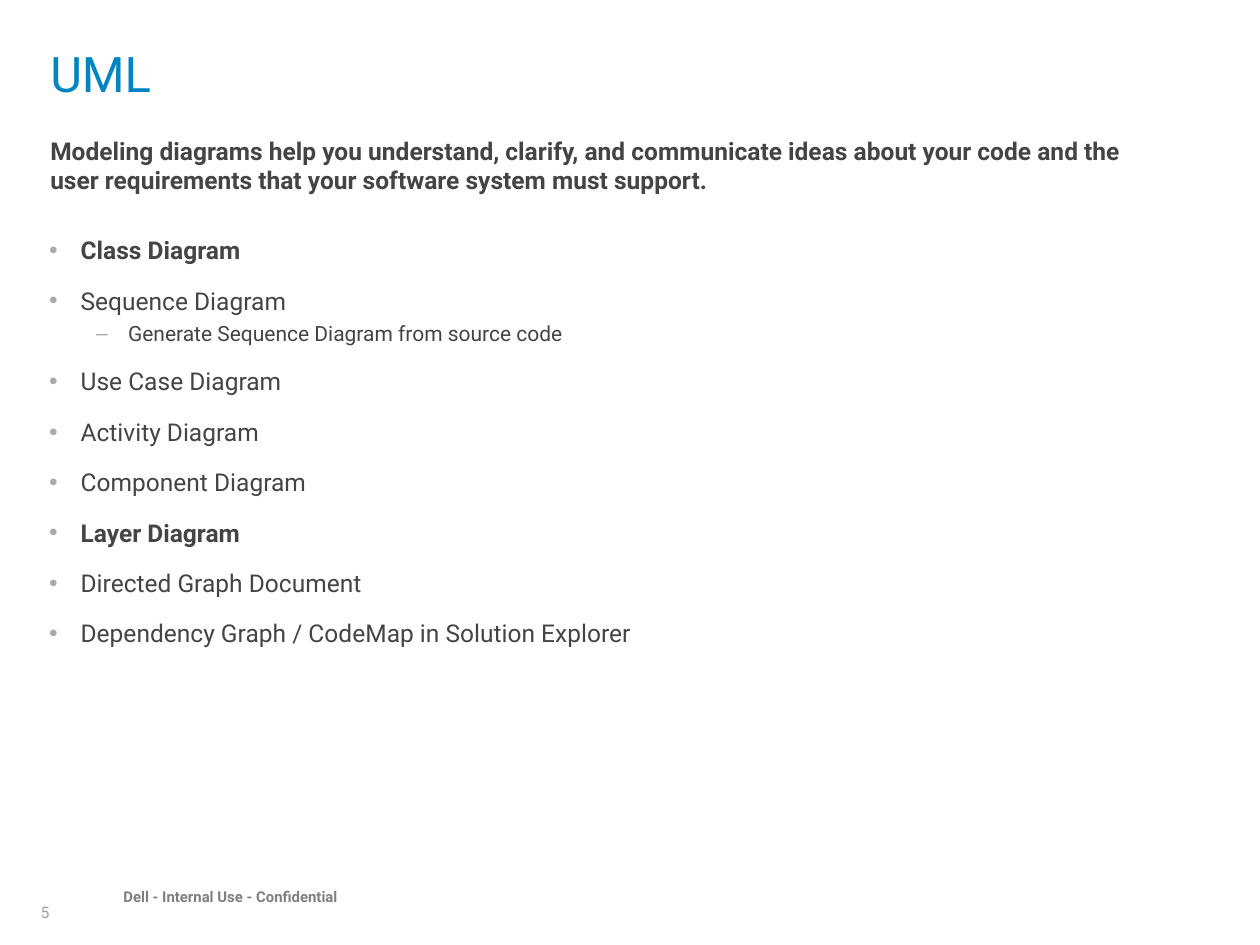
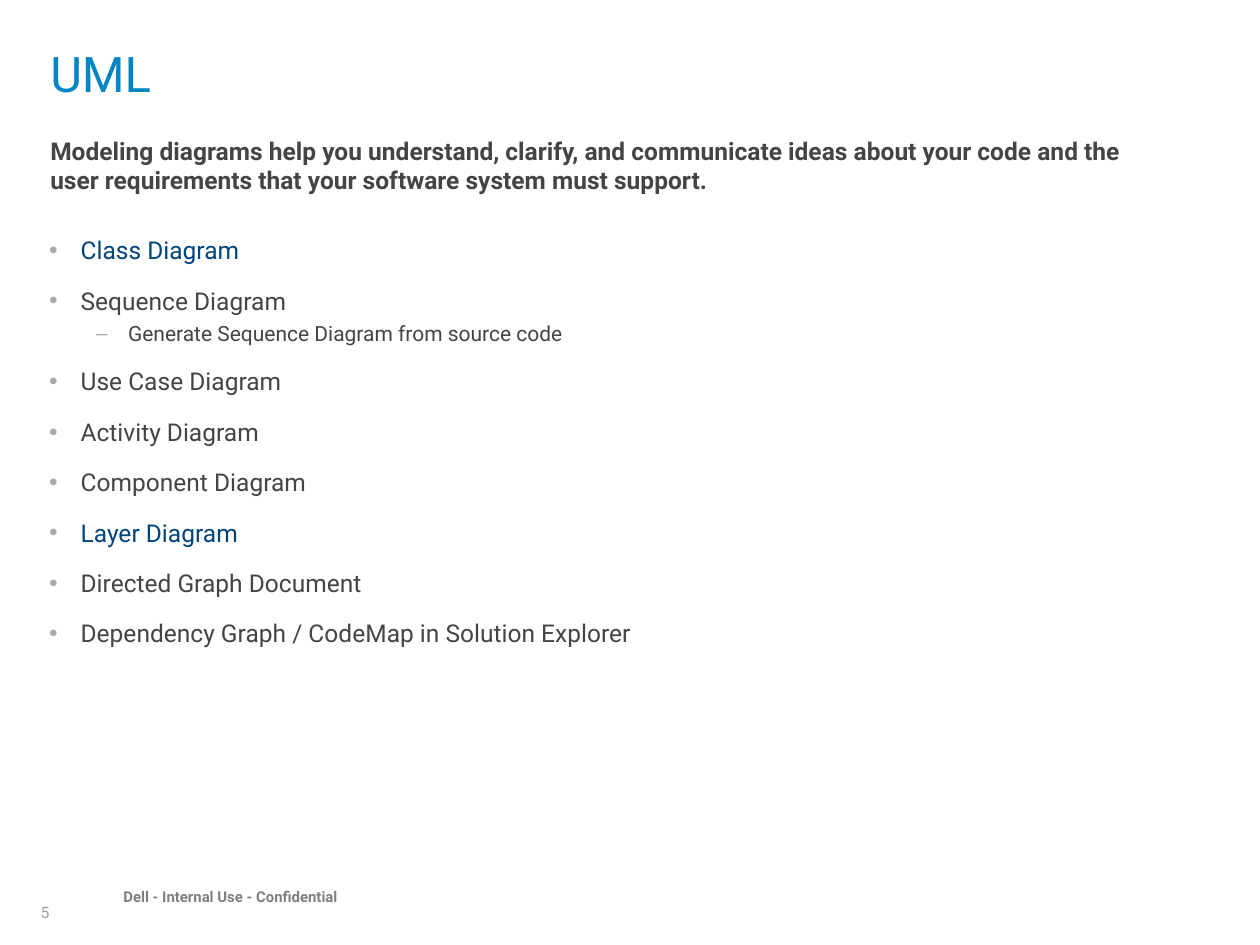
Before and after one commit to RobFeng-Quest/VS2013_NewFeatureDEMO, a slide deck: slide 5 of Document/New Features at VS Ultimate 2013.pptx. Drawn at 1260x945 pixels with LibreOffice and Linux fonts; fonts in the diff are those of the drawing; background and template pictures are left out. Boxes give left, top, right and bottom in pixels: in the first picture for what was removed or moved away, otherwise in the second. Text is boxed around its words. In the diff, an @@ line names an element or a change of style, - is before the commit and + after.

Commit message:
update doc

```diff
--- a/Document/New Features at VS Ultimate 2013.pptx
+++ b/Document/New Features at VS Ultimate 2013.pptx
@@ text at [81,240,239,547]: text colour #444444 to #00447C, bold off in "Class Diagram", "Layer Diagram" @@
```
